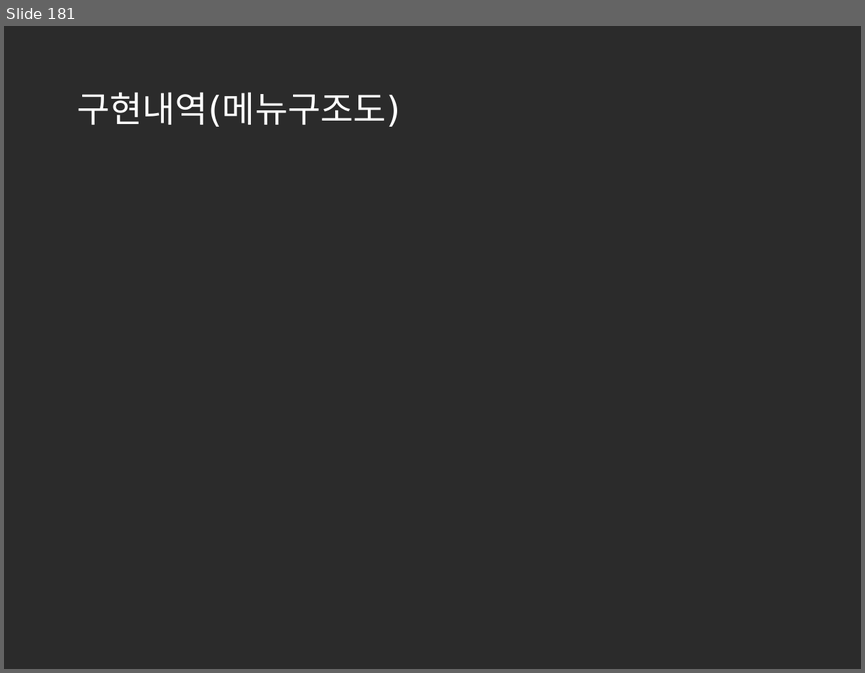
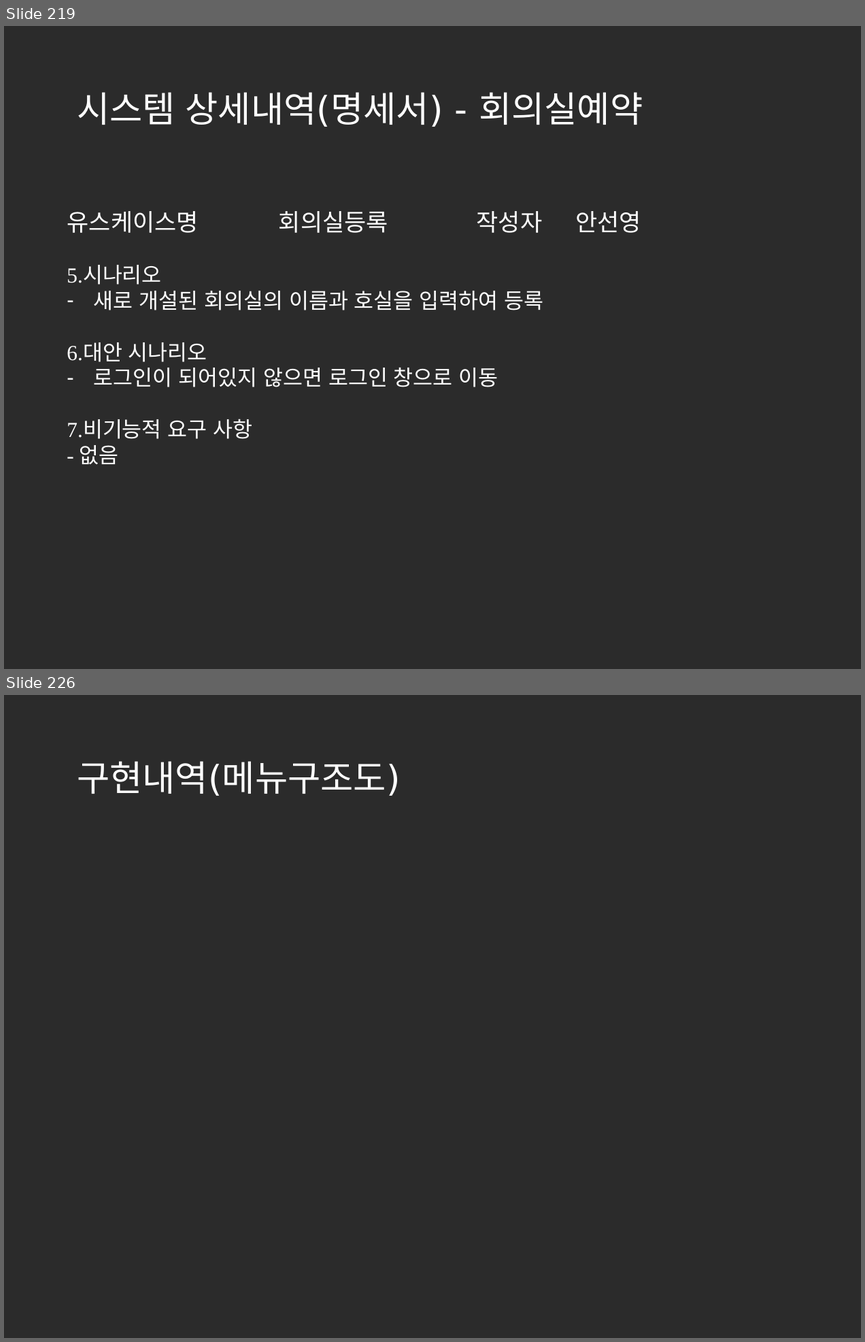
Before and after one commit to korea600/useful, a slide deck: Useful/UML/Presentation/useful_ppt_초안(수정중).pptx. Shown one above the other, each under a label of ours: slide 181 before the commit, slides 219 and 226 after it; the slides between them are not shown. The pictures are 865x673 and 865x1342 pixels, drawn with LibreOffice and Linux fonts; fonts in the diff are those of the drawing; background and template pictures are left out; a plain dark background stands for a picture behind light text. Boxes give left, top, right and bottom in pixels: in the first picture for what was removed or moved away, otherwise in the second. Text is boxed around its words. In the diff, an @@ line names an element or a change of style, - is before the commit and + after.

Commit message:
명세서 완료

```diff
--- a/Useful/UML/Presentation/useful_ppt_초안(수정중).pptx
+++ b/Useful/UML/Presentation/useful_ppt_초안(수정중).pptx
@@ slide 219 added at bbox=[4, 26, 861, 669], background picture (left out) @@
@@ title added at bbox=[77, 92, 643, 127], 30 pt, text #FFFFFF @@
+시스템 상세내역(명세서) - 회의실예약
@@ text added at bbox=[67, 211, 641, 233], 20 pt, text #FFFFFF @@
+유스케이스명 회의실등록 작성자 안선영
@@ text added at bbox=[67, 266, 543, 464], 18 pt, text #FFFFFF @@
+5.시나리오
+– 새로 개설된 회의실의 이름과 호실을 입력하여 등록
+6.대안 시나리오
+– 로그인이 되어있지 않으면 로그인 창으로 이동
+7.비기능적 요구 사항
+- 없음
@@ what was slide 181 is now slide 226 @@
```
Also in this commit, not shown: 1 slide changed, 44 other slides added, 7 slides removed.
